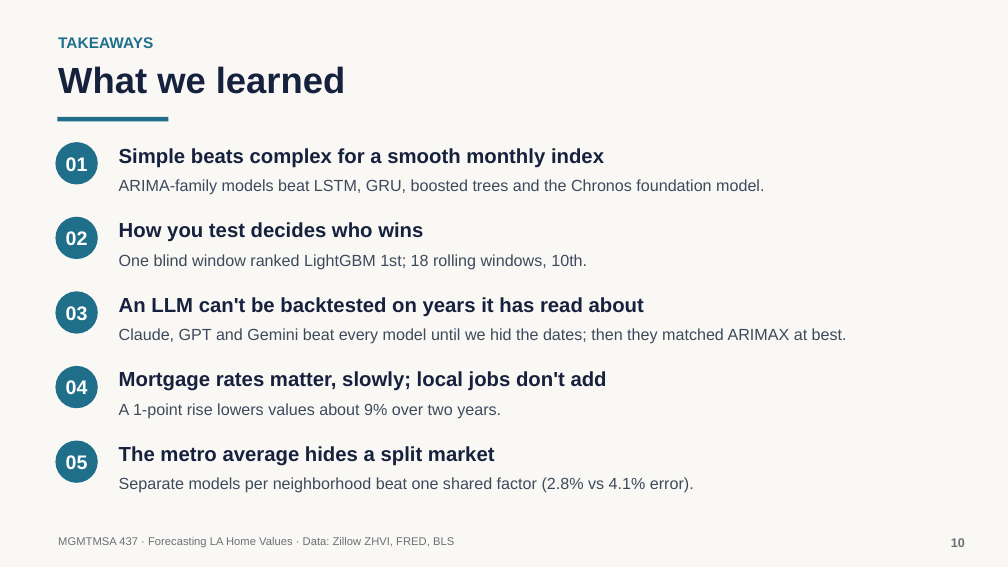
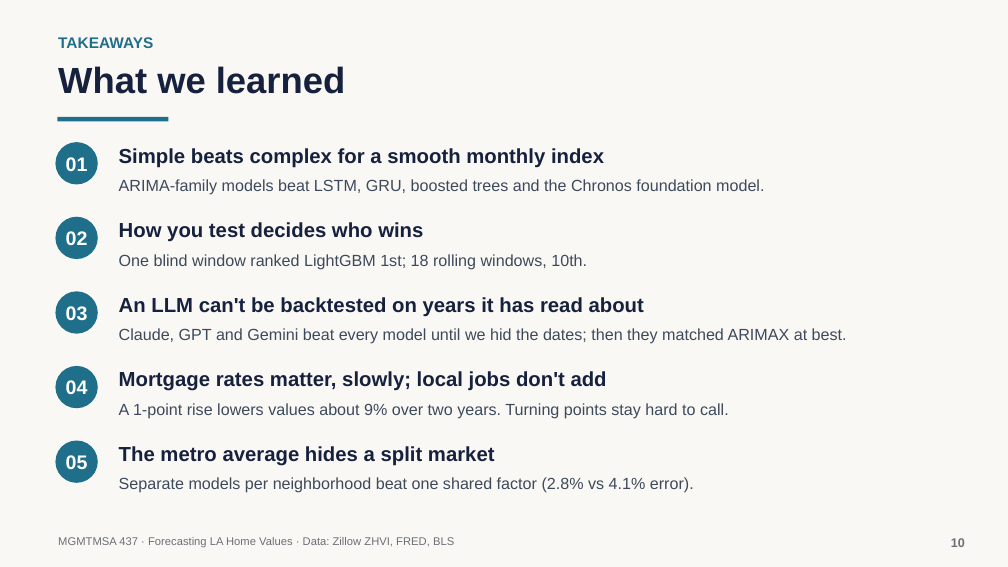
Before and after one commit to neiltd/la-housing-forecast, a slide deck: slide 10 of slides/LA_home_values_slides.pptx. Drawn at 1008x567 pixels with LibreOffice and Linux fonts; fonts in the diff are those of the drawing. Boxes give left, top, right and bottom in pixels: in the first picture for what was removed or moved away, otherwise in the second. Text is boxed around its words. In the diff, an @@ line names an element or a change of style, - is before the commit and + after.

```diff
--- a/slides/LA_home_values_slides.pptx
+++ b/slides/LA_home_values_slides.pptx
@@ text at (x1=119, y1=403, x2=729, y2=419): text changed @@
-A 1-point rise lowers values about 9% over two years.
+A 1-point rise lowers values about 9% over two years. Turning points stay hard to call.
```
Also in this commit, not shown: 1 other slide changed, 8 other files.
